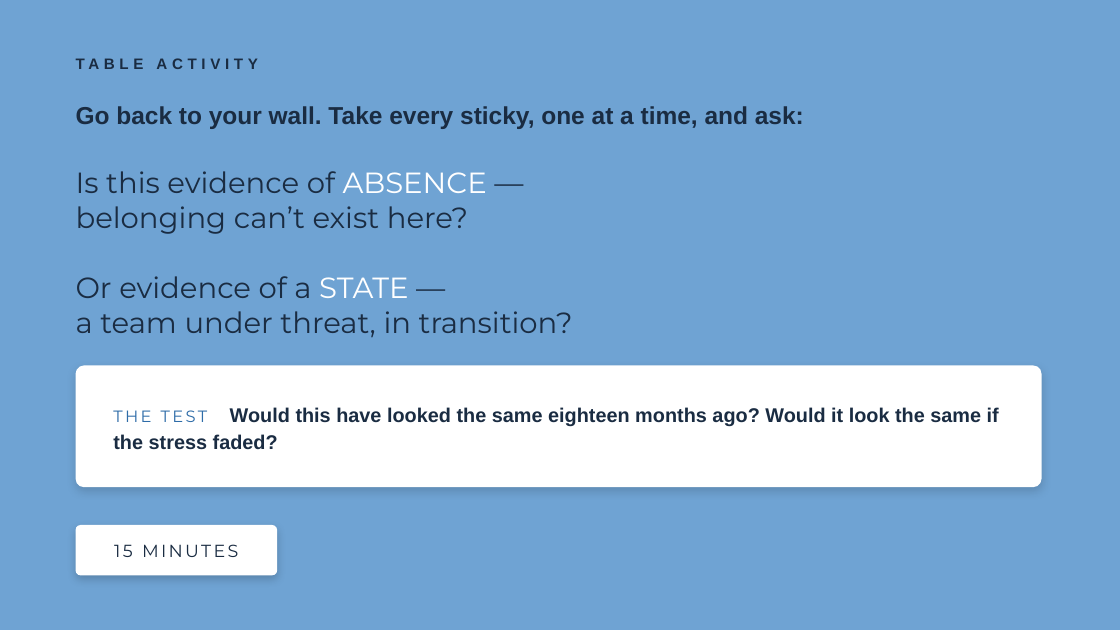
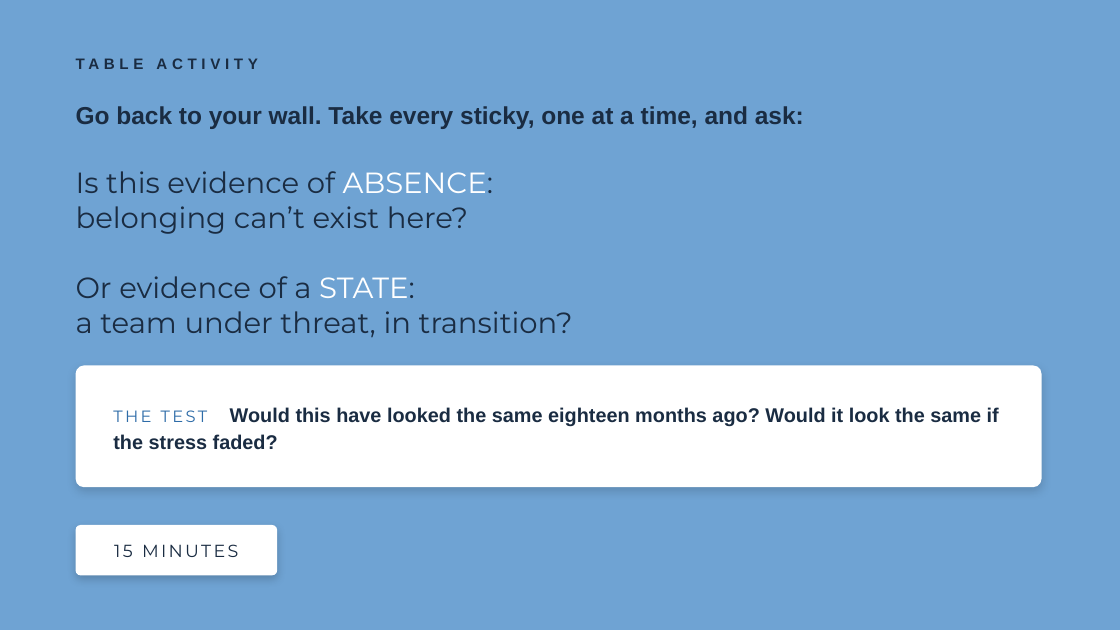
Before and after one commit to gaelin-sketch/belonging-assessment, a slide deck: slide 15 of slides/Session3_Anchored_Belonging_That_Survives_Change.pptx. Drawn at 1120x630 pixels with LibreOffice and Linux fonts; fonts in the diff are those of the drawing. Boxes give left, top, right and bottom in pixels: in the first picture for what was removed or moved away, otherwise in the second. Text is boxed around its words. In the diff, an @@ line names an element or a change of style, - is before the commit and + after.

```diff
--- a/slides/Session3_Anchored_Belonging_That_Survives_Change.pptx
+++ b/slides/Session3_Anchored_Belonging_That_Survives_Change.pptx
@@ text at (x1=76, y1=171, x2=494, y2=193): text changed @@
-Is this evidence of ABSENCE —
+Is this evidence of ABSENCE:
@@ text at (x1=76, y1=276, x2=415, y2=298): text changed @@
-Or evidence of a STATE —
+Or evidence of a STATE:
```
Also in this commit, not shown: 11 other slides changed, 1 other file.
